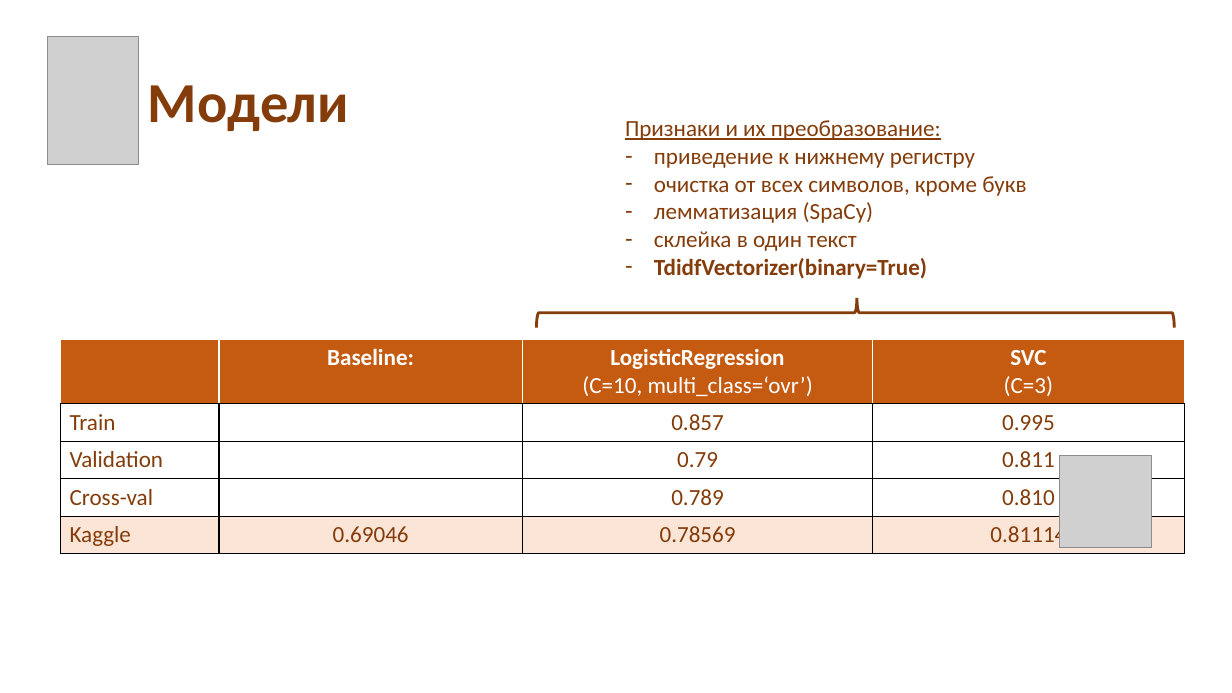
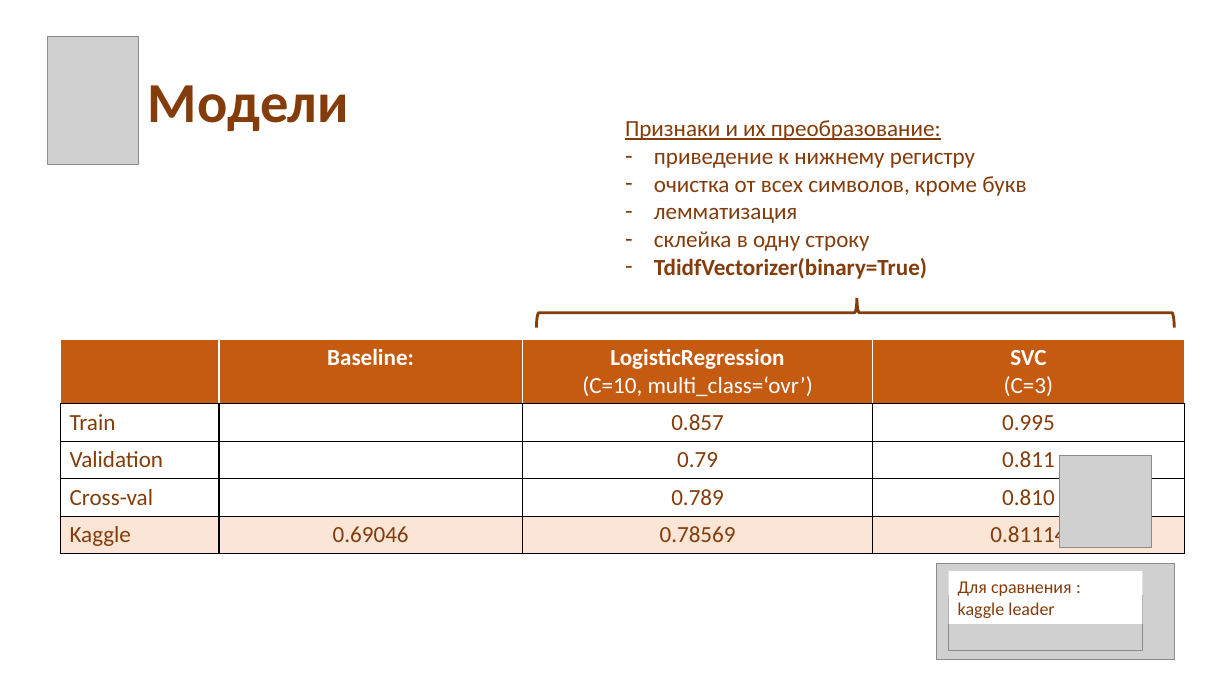
Before and after one commit to Verschworer/HSE_ML_final, a slide deck: slide 5 of whatscooking.pptx. Drawn at 1232x693 pixels with LibreOffice and Linux fonts; fonts in the diff are those of the drawing; grey boxes stand for pictures. Boxes give left, top, right and bottom in pixels: in the first picture for what was removed or moved away, otherwise in the second. Text is boxed around its words. In the diff, an @@ line names an element or a change of style, - is before the commit and + after.

```diff
--- a/whatscooking.pptx
+++ b/whatscooking.pptx
@@ text at [654,207,869,251]: text changed @@
-– лемматизация (SpaCy)
-– склейка в один текст
+– лемматизация
+– склейка в одну строку
@@ picture added at [937,563,1175,659] @@
@@ picture added at [949,595,1143,651] @@
@@ rectangle added at [949,571,1143,624], fill #FFFFFF, 14 pt, text #843C0B @@
+Для сравнения :
+kaggle leader
```
